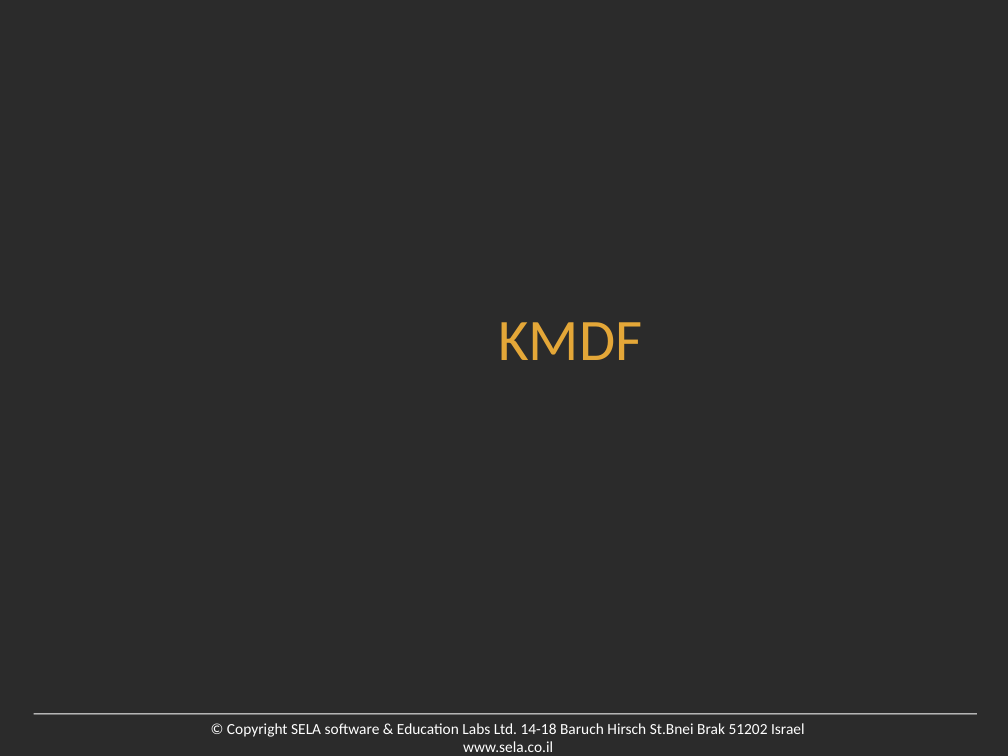
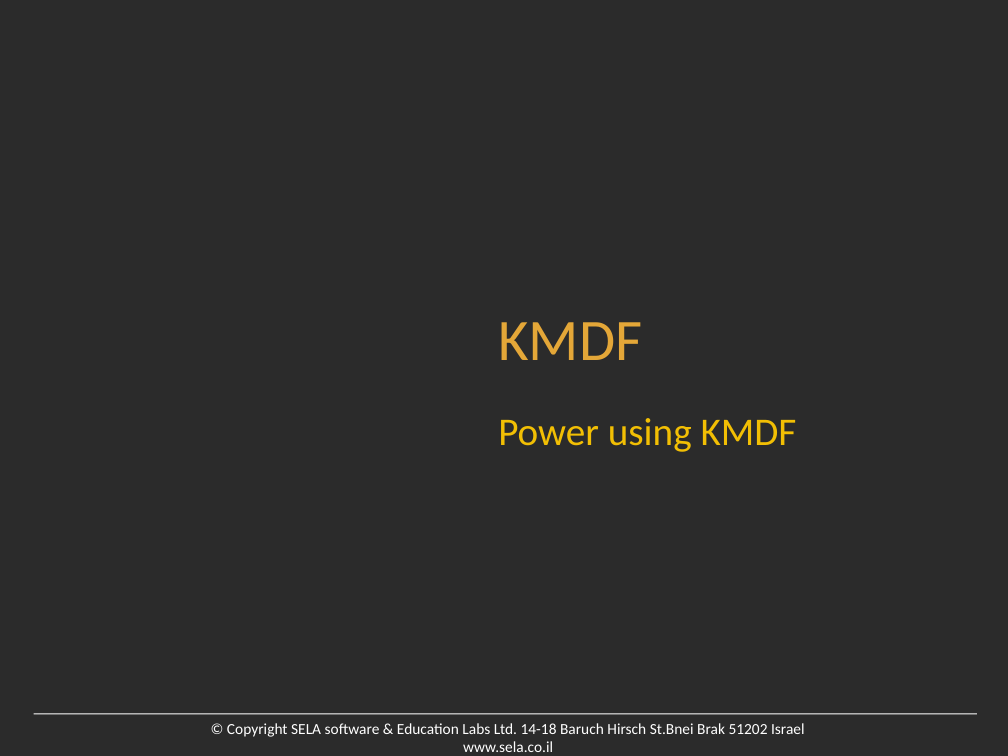
Before and after one commit to uri247/Projects, a slide deck: slide 1 of pmgmt/Pow040.Kmdf.pptx. Drawn at 1008x756 pixels with LibreOffice and Linux fonts; fonts in the diff are those of the drawing; background and template pictures are left out; a plain dark background stands for a picture behind light text. Boxes give left, top, right and bottom in pixels: in the first picture for what was removed or moved away, otherwise in the second. Text is boxed around its words. In the diff, an @@ line names an element or a change of style, - is before the commit and + after.

```diff
--- a/pmgmt/Pow040.Kmdf.pptx
+++ b/pmgmt/Pow040.Kmdf.pptx
@@ subtitle added at (498,418,797,452), 28 pt, text gradient #DC8506 to #F2BF04 to #FFFFCC @@
+Power using KMDF
```
Also in this commit, not shown: 1 other slide changed, 5 slides added, 19 other files.
